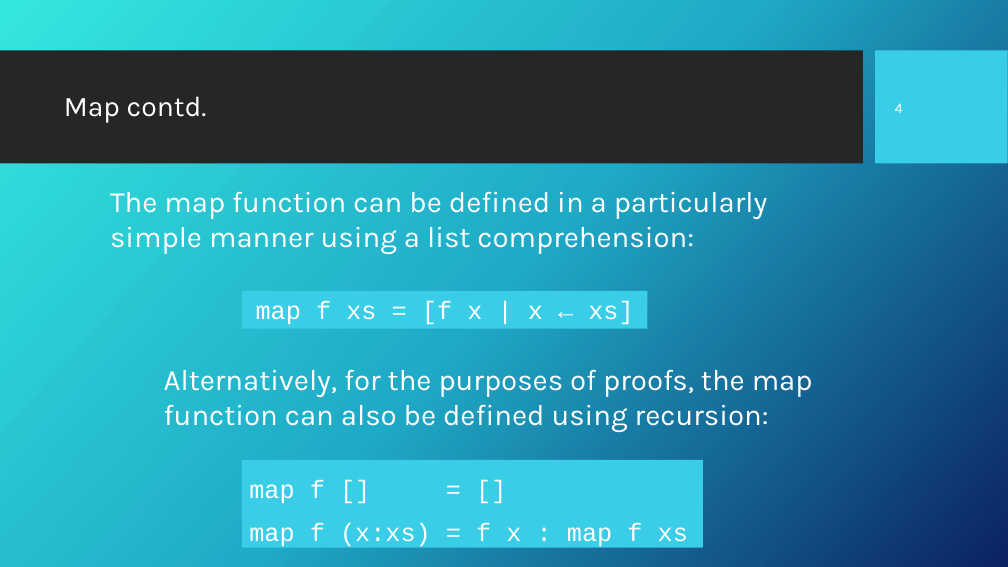
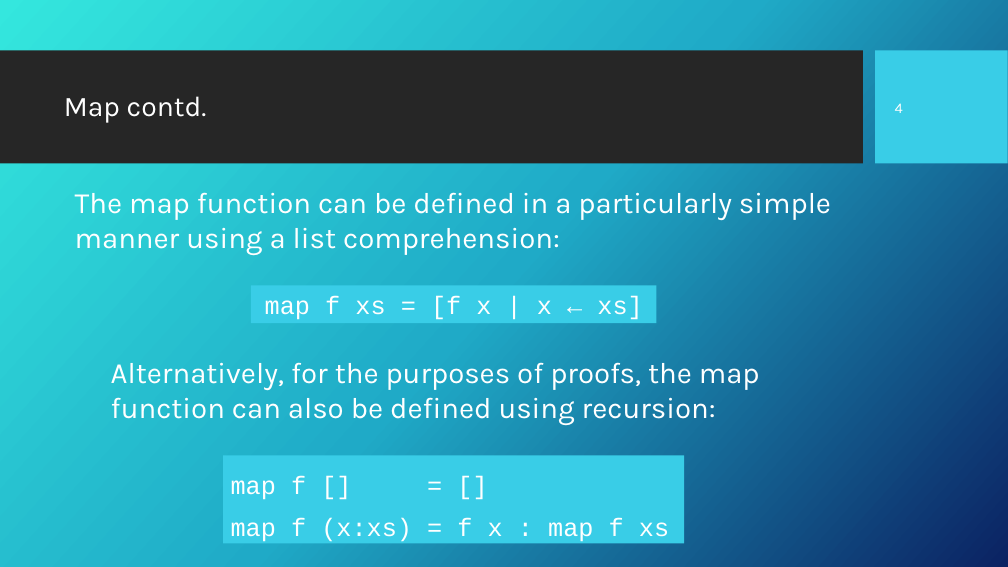
Before and after one commit to Fun-Prog-26/fun-prog-26, a slide deck: slide 5 of topic08-higher-order-functions/unit-08a-lectures/talk-1/a-higher-order-functions.pptx. Drawn at 1008x567 pixels with LibreOffice and Linux fonts; fonts in the diff are those of the drawing; background and template pictures are left out. Boxes give left, top, right and bottom in pixels: in the first picture for what was removed or moved away, otherwise in the second. Text is boxed around its words. In the diff, an @@ line names an element or a change of style, - is before the commit and + after.

```diff
--- a/topic08-higher-order-functions/unit-08a-lectures/talk-1/a-higher-order-functions.pptx
+++ b/topic08-higher-order-functions/unit-08a-lectures/talk-1/a-higher-order-functions.pptx
@@ text "The map function can be ..." rewrapped from (110,191,768,254) to (75,192,831,255) @@
@@ rectangle "map f xs = [f ...": place and size @@
-rectangle "map f xs = [f ..." at (242,291,647,329)
+rectangle "map f xs = [f ..." at (251,285,656,323)
@@ text "Alternatively, for the purposes of ...": place and size @@
-text "Alternatively, for the purposes of ..." at (164,369,813,432)
+text "Alternatively, for the purposes of ..." at (111,362,760,425)
@@ rectangle "map f [] = []": place and size @@
-rectangle "map f [] = []" at (242,460,703,547)
+rectangle "map f [] = []" at (223,455,684,543)
```
Also in this commit, not shown: 5 other slides changed, 38 other files.
